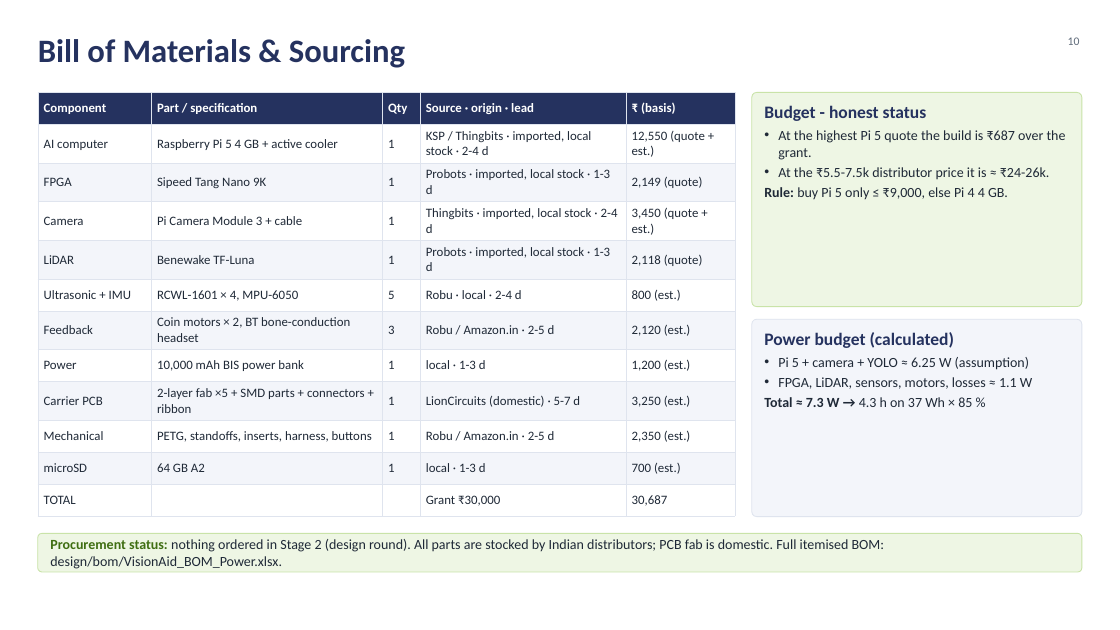
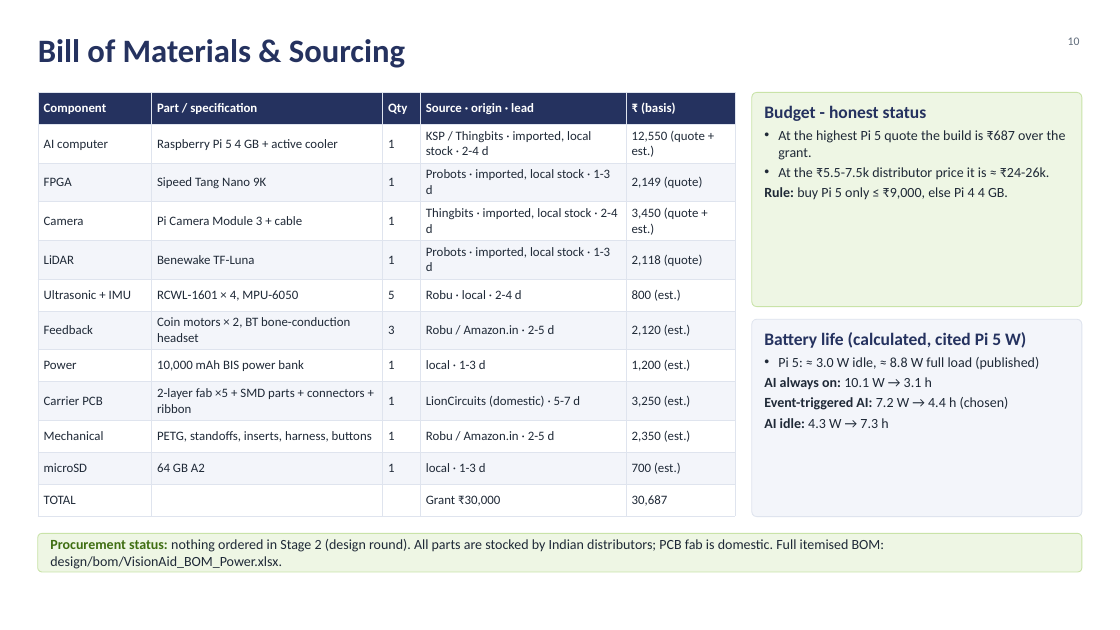
Before and after one commit to silentaf/viswa_id1, a slide deck: slide 10 of ppt/VisionAid_Stage2_Design_Deck.pptx. Drawn at 1120x630 pixels with LibreOffice and Linux fonts; fonts in the diff are those of the drawing; background and template pictures are left out. Boxes give left, top, right and bottom in pixels: in the first picture for what was removed or moved away, otherwise in the second. Text is boxed around its words. In the diff, an @@ line names an element or a change of style, - is before the commit and + after.

```diff
--- a/ppt/VisionAid_Stage2_Design_Deck.pptx
+++ b/ppt/VisionAid_Stage2_Design_Deck.pptx
@@ text at (x1=764, y1=332, x2=1039, y2=428): text changed @@
-Power budget (calculated)
-• Pi 5 + camera + YOLO ≈ 6.25 W (assumption)
-• FPGA, LiDAR, sensors, motors, losses ≈ 1.1 W
-• Total ≈ 7.3 W → 4.3 h on 37 Wh × 85 %
+Battery life (calculated, cited Pi 5 W)
+• Pi 5: ≈ 3.0 W idle, ≈ 8.8 W full load (published)
+• AI always on: 10.1 W → 3.1 h
+• Event-triggered AI: 7.2 W → 4.4 h (chosen)
+• AI idle: 4.3 W → 7.3 h
```
Also in this commit, not shown: 9 other slides changed, 2 slides added, 3 other files.
